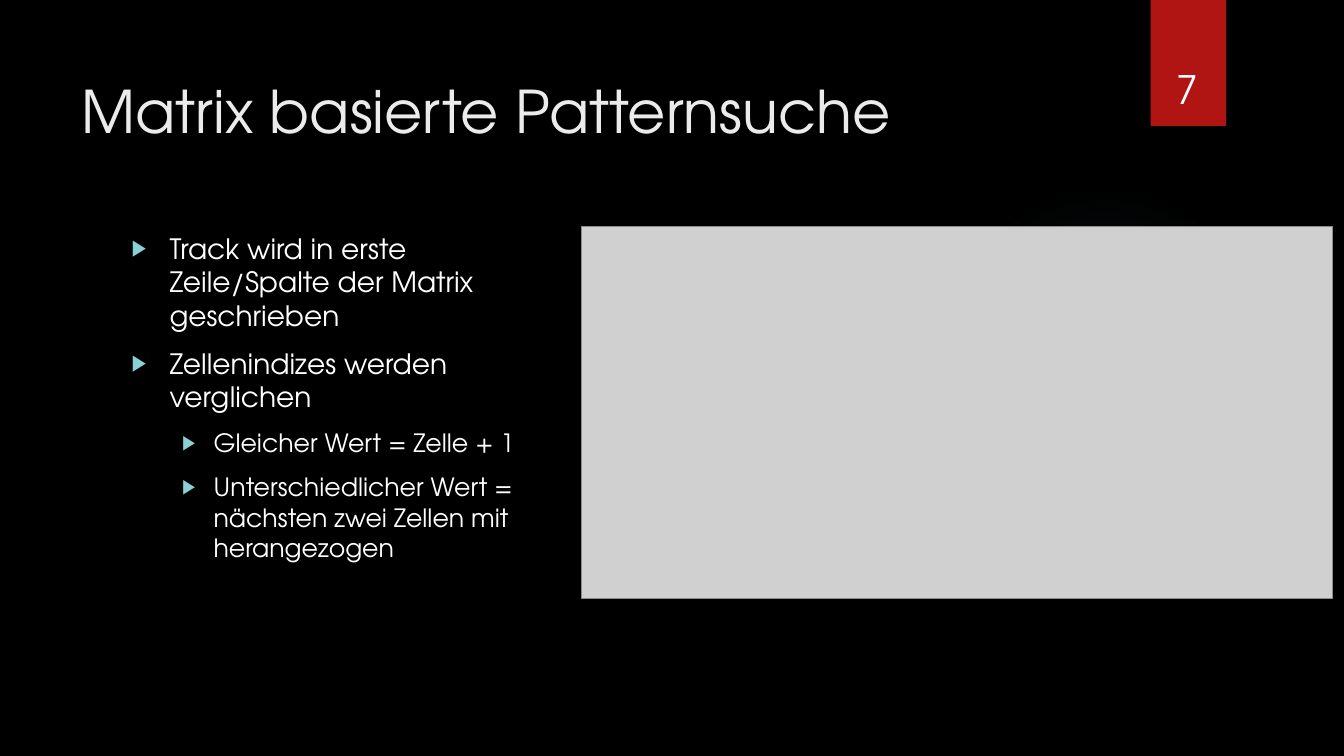
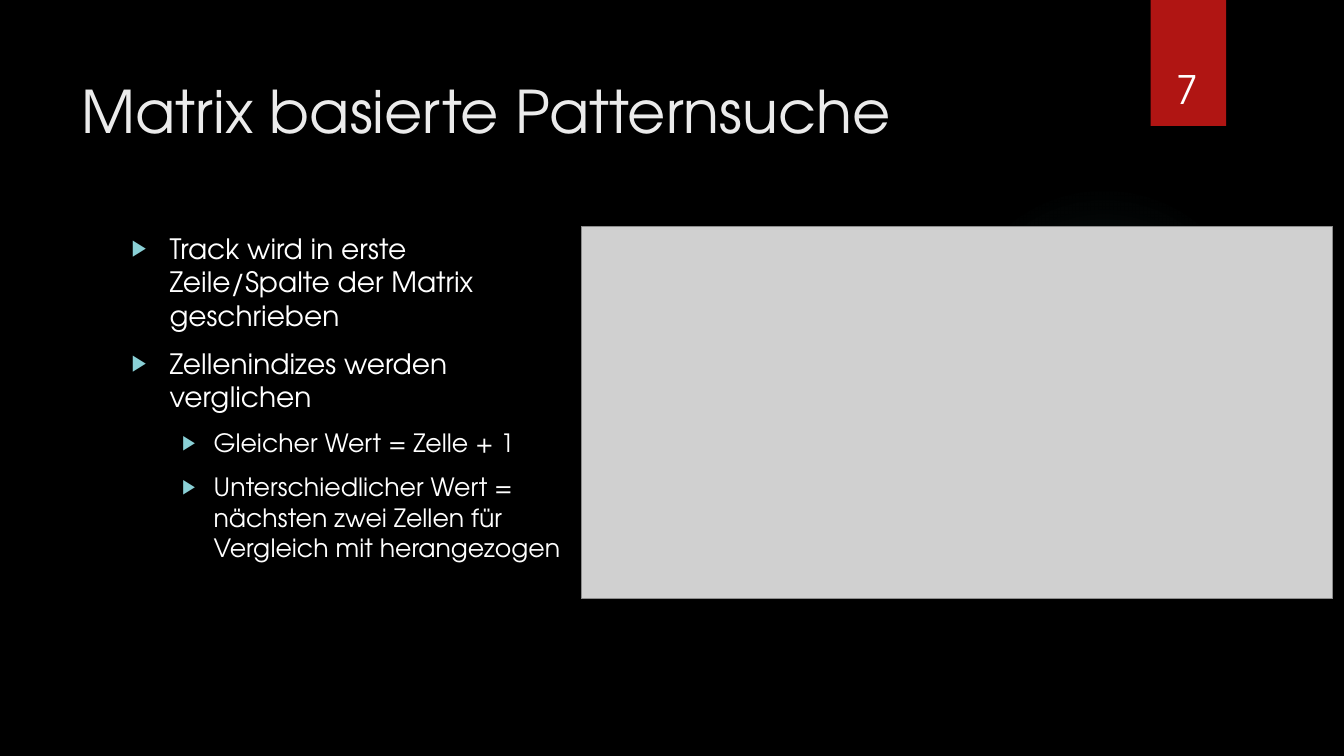
Before and after one commit to Hozeeben/Masterarbeit, a slide deck: slide 7 of Unterlagen/Masterseminar.pptx. Drawn at 1344x756 pixels with LibreOffice and Linux fonts; fonts in the diff are those of the drawing; grey boxes stand for pictures; background and template pictures are left out. Boxes give left, top, right and bottom in pixels: in the first picture for what was removed or moved away, otherwise in the second. Text is boxed around its words. In the diff, an @@ line names an element or a change of style, - is before the commit and + after.

```diff
--- a/Unterlagen/Masterseminar.pptx
+++ b/Unterlagen/Masterseminar.pptx
@@ text at [214, 477, 560, 563]: text changed @@
-  ▶ Unterschiedlicher Wert = nächsten zwei Zellen mit herangezogen
+  ▶ Unterschiedlicher Wert = nächsten zwei Zellen für Vergleich mit herangezogen
```
Also in this commit, not shown: 9 other slides changed.
